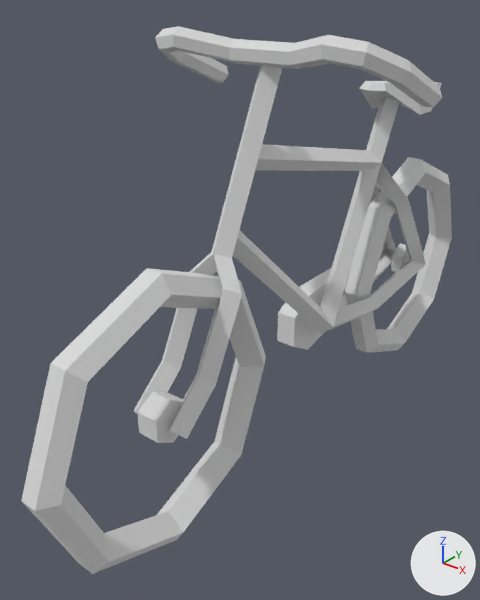
An edit to the glTF model public/models/bike-old.glb, drawn before and after from the same camera.
The view is the same before and after, from a 50 mm lens placed at (0.846, -1.355, 1.158), pointed at (-0.111, -0.159, 0.416). Arrows for +X, +Y and +Z are at lower right; the lights stay in place. Where no turn or scale is listed for an object, it has been applied to the vertices.

Names of what the first picture shows: 'bike-old'.
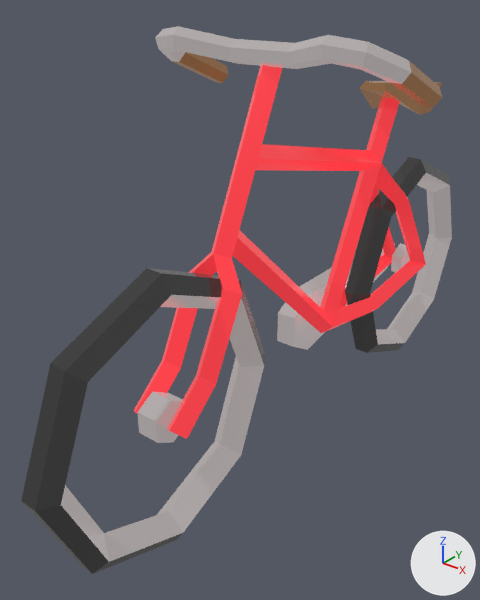
Location of each change, (x1, y1, x2, y2) in pixels of the pictures (480 x 600 px):
'bike-old', recoloured: (21, 26, 452, 574) in both

Patch to the scene script:
```diff
--- a/public/models/bike-old.glb.py
+++ b/public/models/bike-old.glb.py
@@ img_base @@
+img_base = load_image('base', '_unpacked/base', 1024, 1024, 'sRGB')
@@ mat_lowpoly_colors_001 @@
+mat_lowpoly_colors_001 = bpy.data.materials.new('LOWPOLY-COLORS.001')
+# uses the picture img_base
@@ me_bike_old @@
 me_bike_old.from_pydata(...)  # 279 vertices, 542 faces; spans x -0.3..0.3, y -0.89..0.89, z -0.01..1.07
-me_bike_old.materials.append(mat_lowpoly_colors)  # white #e7e7e7
+me_bike_old.materials.append(mat_lowpoly_colors_001)
```
